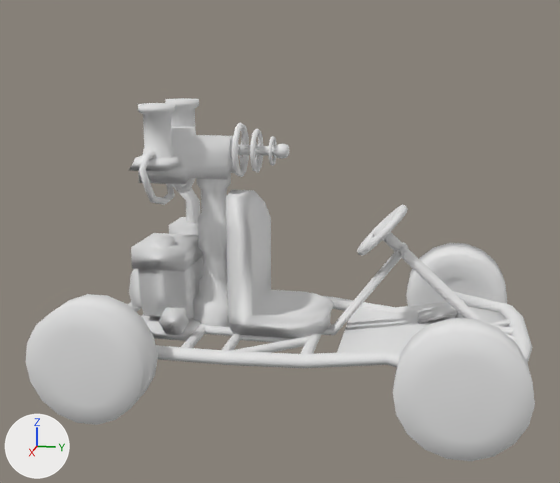
What one commit did to the Blender file elems/kart_model1.blend.
The view is the same before and after, from a 50 mm camera at (3.95, 0.17, 1.71) aimed at (0.07, -0.61, 0.75). Lighting does not change. The marker at lower left points along +X, +Y and +Z.

In view in the first picture: 'kart_model_1', 'kartwheel_BR', 'kartwheel_FL', 'kartwheel_FR', 'pistolet_model'.
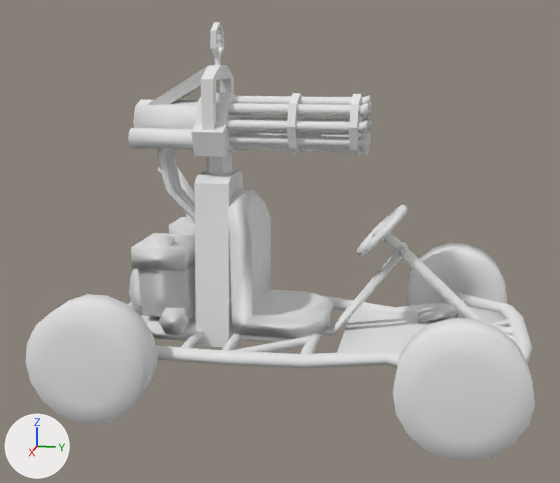
The edits, one by one:
Object 'mitraillette_model' (ob_mitraillette_model) is now shown.
Object 'pistolet_model' (ob_pistolet_model) is now hidden.

Pixel boxes [x1, y1, x2, y2] of what changed, in the pictures (560 x 483 px):
'mitraillette_model', shown: after [128, 22, 371, 347]
'pistolet_model', hidden: before [129, 98, 289, 327]
